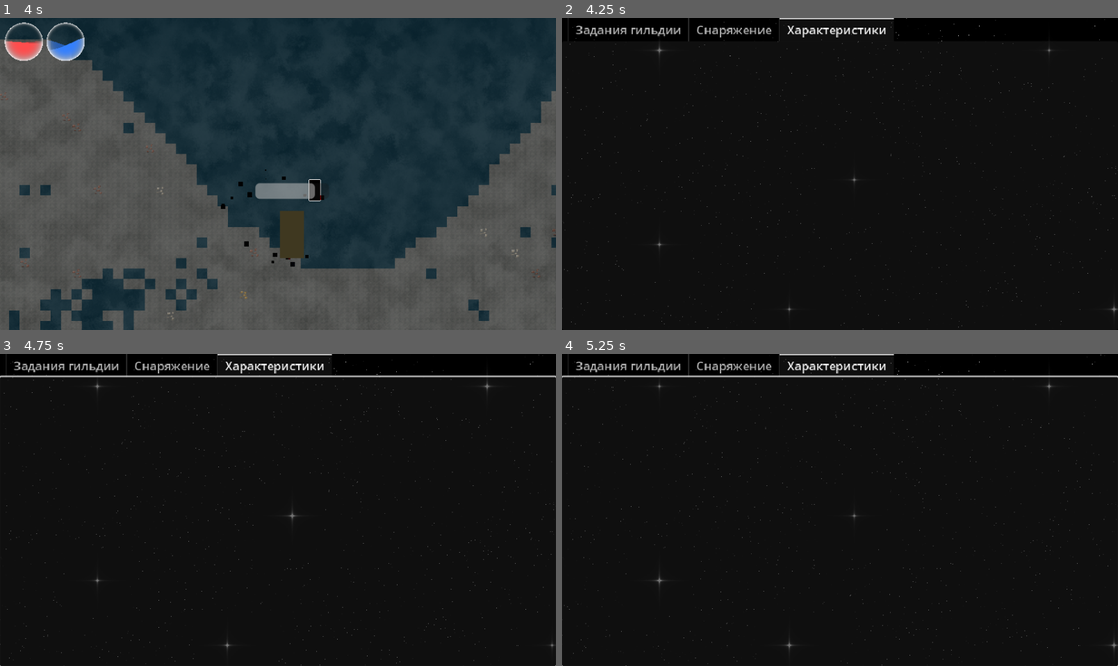
Above: before the commit, frames 1-4 (two rows, left to right).
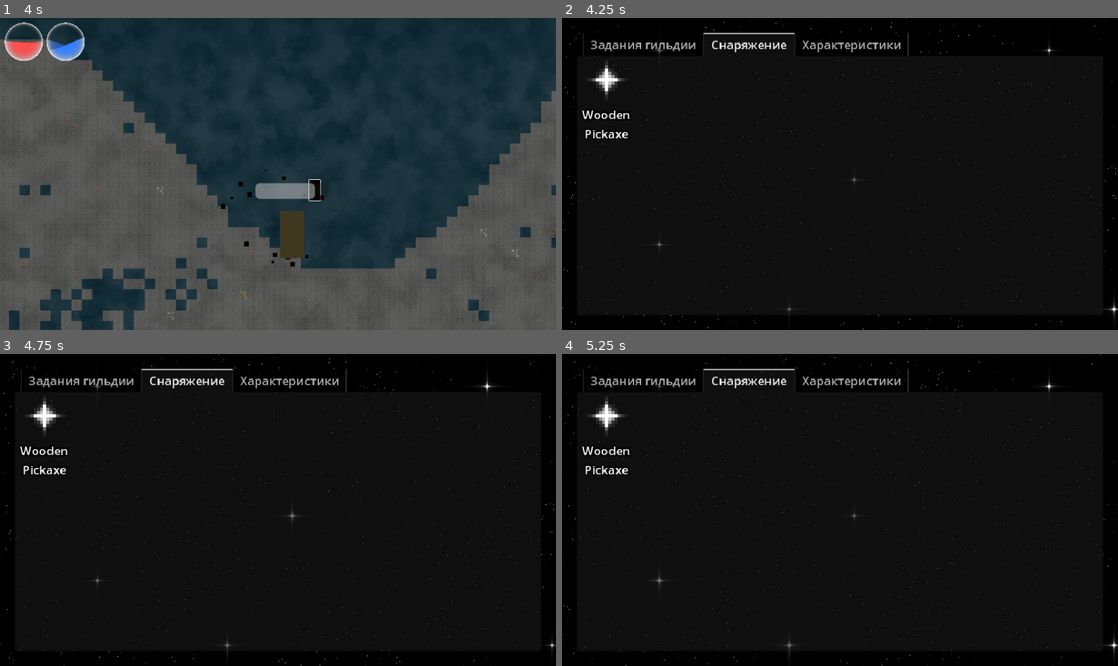
Above: after the commit, the same moments.

Repository: terriblepanic/first-game
Game: Godot game, scene res://scenes/Main.tscn
Same seed, same stepped clock (60 frames per second), same inputs: the game is played once before the commit and once after it. This scene is started directly instead of the project's main scene.
Inputs (mouse positions are in pixels of both pictures, inside the frame that each line leads up to):
- Up to frame 1 (4 s): tap Enter (ui_accept) at 0.5 s; move the mouse to (400, 158) at 0.52 s; hold D (move_right) 0.53-1.25 s; click (400, 158) at 0.6 s; tap Space (jump) at 0.77, 1.07, 2.3, 3.77 s; tap E (interact) at 0.8, 3.8 s; drag from (166, 189) to (339, 174) at 1.27 s; move the mouse to (333, 105) at 2.02 s; hold A (move_left) 2.03-2.75 s; right-click (333, 105) at 2.1 s; drag from (250, 236) to (111, 127) at 2.77 s; move the mouse to (444, 220) at 3.52 s; hold D (move_right) from 3.53 s (still down); click (444, 220) at 3.6 s
- Up to frame 2 (4.25 s): keep holding D (move_right); tap Space (jump) at 4.07 s; tap I (open_inventory) at 4.15 s
- Up to frame 3 (4.75 s): release D (move_right) at 4.25 s; drag from (111, 463) to (194, 432) at 4.27 s
- Up to frame 4 (5.25 s): move the mouse to (867, 510) at 5.02 s; hold D (move_right) from 5.03 s (still down); right-click (867, 510) at 5.1 s; click (867, 510) at 5.17 s

Frame 1 is identical in both runs. In frame 2, 2.2% of the frame differs, in the area x 0-100%, y 0-100%; in frame 3, 3.1%; in frame 4, 3.1%.

Commit message:
unfinished inventory and mining

Diff:
--- a/items/copper_ore.tres
+++ b/items/copper_ore.tres
@@ -9,4 +9,5 @@
 name = "Copper Ore"
 icon = ExtResource("1_8rn27")
 stack_size = 99
+count = 0
 metadata/_custom_type_script = "uid://enlx7m7e75n4"
--- a/items/gold_ore.tres
+++ b/items/gold_ore.tres
@@ -1,10 +1,11 @@
-[gd_resource type="Resource" script_class="Item" load_steps=3 format=3 uid="uid://bnjyhmu3vyagg"]
+[gd_resource type="Resource" script_class="BlockItem" load_steps=3 format=3 uid="uid://bnjyhmu3vyagg"]
 
-[ext_resource type="Script" uid="uid://enlx7m7e75n4" path="res://scripts/item.gd" id="1_13211"]
 [ext_resource type="Texture2D" uid="uid://b4g7kfegeli2p" path="res://assets/tiles/nature/ore/ore_gold.png" id="1_sb1er"]
+[ext_resource type="Script" uid="uid://uvmd65hksovi" path="res://scripts/block_item.gd" id="2_sb1er"]
 
 [resource]
-script = ExtResource("1_13211")
+script = ExtResource("2_sb1er")
+terrain_id = 5
 name = "Gold Ore"
 icon = ExtResource("1_sb1er")
 stack_size = 99
--- a/items/iron_ore.tres
+++ b/items/iron_ore.tres
@@ -1,10 +1,11 @@
-[gd_resource type="Resource" script_class="Item" load_steps=3 format=3 uid="uid://dv2qia4gb4ufn"]
+[gd_resource type="Resource" script_class="BlockItem" load_steps=3 format=3 uid="uid://dv2qia4gb4ufn"]
 
 [ext_resource type="Texture2D" uid="uid://cuh3mmivqhhwa" path="res://assets/tiles/nature/ore/ore_iron.png" id="1_ri5q5"]
-[ext_resource type="Script" uid="uid://enlx7m7e75n4" path="res://scripts/item.gd" id="1_vgbwb"]
+[ext_resource type="Script" uid="uid://uvmd65hksovi" path="res://scripts/block_item.gd" id="2_ri5q5"]
 
 [resource]
-script = ExtResource("1_vgbwb")
+script = ExtResource("2_ri5q5")
+terrain_id = 6
 name = "Iron Ore"
 icon = ExtResource("1_ri5q5")
 stack_size = 99
--- a/scenes/HUD.tscn
+++ b/scenes/HUD.tscn
@@ -29,6 +29,7 @@
 
 [node name="Inventory" type="Node" parent="."]
 script = ExtResource("2_f6qnu")
+slot_count = 15
 
 [node name="HUD" type="Control" parent="."]
 layout_mode = 3
@@ -95,7 +96,7 @@
 size_flags_horizontal = 3
 
 [node name="InventoryPanel" type="Panel" parent="HUD"]
-visible = false
+clip_contents = true
 layout_mode = 1
 anchors_preset = -1
 anchor_right = 1.0
@@ -112,13 +113,18 @@
 color = Color(1, 0.580392, 0.729412, 1)
 
 [node name="InfoTabs" type="TabContainer" parent="HUD/InventoryPanel"]
-layout_mode = 1
-anchors_preset = 15
-anchor_right = 1.0
-anchor_bottom = 1.0
-grow_horizontal = 2
-grow_vertical = 2
-current_tab = 2
+clip_contents = true
+layout_mode = 1
+anchors_preset = -1
+anchor_right = 1.0
+anchor_bottom = 1.0
+offset_left = 20.0
+offset_top = 20.0
+offset_right = -20.0
+offset_bottom = -20.0
+grow_horizontal = 2
+grow_vertical = 2
+current_tab = 1
 
 [node name="Задания гильдии" type="VBoxContainer" parent="HUD/InventoryPanel/InfoTabs"]
 visible = false
@@ -131,17 +137,17 @@
 theme_override_styles/panel = SubResource("StyleBoxFlat_twldb")
 
 [node name="Снаряжение" type="VBoxContainer" parent="HUD/InventoryPanel/InfoTabs"]
-visible = false
 layout_mode = 2
 metadata/_tab_index = 1
 
 [node name="InventoryGrid" type="GridContainer" parent="HUD/InventoryPanel/InfoTabs/Снаряжение"]
-visible = false
+clip_contents = true
 layout_mode = 2
 size_flags_vertical = 3
 columns = 5
 
 [node name="Характеристики" type="VBoxContainer" parent="HUD/InventoryPanel/InfoTabs"]
+visible = false
 layout_mode = 2
 metadata/_tab_index = 2
 
--- /dev/null
+++ b/scenes/item_slot.tscn
@@ -0,0 +1,35 @@
+[gd_scene format=3 uid="uid://d3qakphpamwl5"]
+
+[node name="ItemSlot" type="VBoxContainer"]
+custom_minimum_size = Vector2(80, 96)
+offset_right = 40.0
+offset_bottom = 40.0
+alignment = 1
+
+[node name="Icon" type="TextureRect" parent="."]
+custom_minimum_size = Vector2(64, 64)
+layout_mode = 2
+size_flags_vertical = 6
+stretch_mode = 5
+
+[node name="Count" type="Label" parent="Icon"]
+layout_mode = 1
+anchors_preset = 12
+anchor_top = 1.0
+anchor_right = 1.0
+anchor_bottom = 1.0
+offset_top = -23.0
+grow_horizontal = 2
+grow_vertical = 0
+theme_override_colors/font_outline_color = Color(0, 0, 0, 1)
+theme_override_constants/outline_size = 8
+horizontal_alignment = 2
+vertical_alignment = 2
+
+[node name="Name" type="Label" parent="."]
+custom_minimum_size = Vector2(72, 0)
+layout_mode = 2
+theme_override_colors/font_outline_color = Color(0, 0, 0, 1)
+theme_override_constants/outline_size = 8
+horizontal_alignment = 1
+autowrap_mode = 2
--- a/scripts/block_item.gd
+++ b/scripts/block_item.gd
@@ -1,5 +1,4 @@
-# block_item.gd
-extends Item
-class_name BlockItem
+extends "res://scripts/item.gd"           # Наследуем базовый Item (или Resource, если у вас иначе)
+class_name BlockItem                     # ← ОБЯЗАТЕЛЬНО!
 
-@export var terrain_id: int = 0
+@export var terrain_id: int = -1         # ID блока в тайл-карте / world_map
--- a/scripts/cave_world.gd
+++ b/scripts/cave_world.gd
@@ -1,5 +1,6 @@
 extends Node
 
+const Item = preload("res://scripts/item.gd")
 # — ID ландшафта —
 enum TerrainID {
 	AIR,
--- a/scripts/hud.gd
+++ b/scripts/hud.gd
@@ -1,6 +1,7 @@
 extends CanvasLayer
 
 const OrbUIController = preload("res://scripts/OrbUIController.gd")
+const Inventory = preload("res://scripts/inventory.gd")
 
 # Орбы
 var hp_orb: OrbUIController
@@ -8,13 +9,13 @@
 
 @onready var orb_hp_sprite: Sprite2D = $HUD/OrbHP/Sprite2D
 @onready var orb_mp_sprite: Sprite2D = $HUD/OrbMP/Sprite2D
-
 # Инвентарь
 @onready var inventory_panel: Control = $HUD/InventoryPanel
 @onready var inventory_grid: GridContainer = $HUD/InventoryPanel/InfoTabs/Снаряжение/InventoryGrid
 @onready var blessings_list: ItemList = $HUD/InventoryPanel/InfoTabs/Характеристики/BlessingsList
 @onready var quests_list: ItemList = $"HUD/InventoryPanel/InfoTabs/Задания гильдии/QuestsList"
 @onready var inventory: Inventory = $Inventory
+
 
 func _ready() -> void:
 	# === Инициализация орбов (unchanged) ===
@@ -23,10 +24,10 @@
 	hp_orb = OrbUIController.new()
 	hp_orb.SetOwner(self)
 	hp_orb.SetShader(hp_material)
-	hp_orb.ball_color = Color(1,1,1,1)
-	hp_orb.alert_ball_color = Color(1,0.3,0.1,1)
+	hp_orb.ball_color = Color(1, 1, 1, 1)
+	hp_orb.alert_ball_color = Color(1, 0.3, 0.1, 1)
 	hp_orb.Reset()
-	hp_material.set_shader_parameter("water_color", Color(1,0.3,0.3,1))
+	hp_material.set_shader_parameter("water_color", Color(1, 0.3, 0.3, 1))
 	hp_material.set_shader_parameter("transparent_empty", true)
 
 	var mp_material: ShaderMaterial = orb_mp_sprite.material.duplicate()
@@ -34,11 +35,11 @@
 	mp_orb = OrbUIController.new()
 	mp_orb.SetOwner(self)
 	mp_orb.SetShader(mp_material)
-	mp_orb.ball_color = Color(1,1,1,1)
-	mp_orb.alert_ball_color = Color(0.2,0.2,1,1)
+	mp_orb.ball_color = Color(1, 1, 1, 1)
+	mp_orb.alert_ball_color = Color(0.2, 0.2, 1, 1)
 	mp_orb.Reset()
 	mp_orb.SetDeathStateEnabled(false)
-	mp_material.set_shader_parameter("water_color", Color(0.2,0.5,1,1))
+	mp_material.set_shader_parameter("water_color", Color(0.2, 0.5, 1, 1))
 	mp_material.set_shader_parameter("transparent_empty", true)
 
 	# === Сигналы игрока (unchanged) ===
@@ -60,36 +61,20 @@
 	BlessingManager.blessing_changed.connect(update_blessings_list)
 	update_blessings_list()
 
+
 func _process(_delta: float) -> void:
 	if Input.is_action_just_pressed("open_inventory"):
 		inventory_panel.visible = not inventory_panel.visible
 		if inventory_panel.visible:
+			$HUD/InventoryPanel/InfoTabs.current_tab = 1  # открыть вкладку "Снаряжение"
 			inventory.populate_grid(inventory_grid)
 			update_blessings_list()
 
-func _on_player_health_changed(value: int, max_value: int) -> void:
-	if hp_orb:
-		var was := hp_orb.H * max_value
-		if value < was:
-			hp_orb.GetHit(value, was, max_value)
-		else:
-			hp_orb.SetSmooth(value, max_value)
 
-func _on_player_mana_changed(value: int, max_value: int) -> void:
-	if mp_orb:
-		var was := mp_orb.H * max_value
-		if value < was:
-			mp_orb.GetHit(value, was, max_value)
-		else:
-			mp_orb.SetSmooth(value, max_value)
+			# =========================
+			# Здесь ключ:
+			# =========================
 
-func _on_inventory_changed() -> void:
-	if inventory_panel.visible:
-		inventory.populate_grid(inventory_grid)
-
-# =========================
-# Здесь ключ:
-# =========================
 
 # Сигнатура с двумя опциональными параметрами.
 # Когда Main.spawn_altars() делает:
@@ -104,3 +89,26 @@
 		if god_key == selected_god and bless == selected_blessing:
 			txt += " (выбрано)"
 		blessings_list.add_item(txt)
+
+
+func _on_player_health_changed(value: int, max_value: int) -> void:
+	if hp_orb:
+		var was := hp_orb.H * max_value
+		if value < was:
+			hp_orb.GetHit(value, was, max_value)
+		else:
+			hp_orb.SetSmooth(value, max_value)
+
+
+func _on_player_mana_changed(value: int, max_value: int) -> void:
+	if mp_orb:
+		var was := mp_orb.H * max_value
+		if value < was:
+			mp_orb.GetHit(value, was, max_value)
+		else:
+			mp_orb.SetSmooth(value, max_value)
+
+
+func _on_inventory_changed() -> void:
+	if inventory_panel.visible:
+		inventory.populate_grid(inventory_grid)
--- a/scripts/inventory.gd
+++ b/scripts/inventory.gd
@@ -1,43 +1,90 @@
-# inventory.gd
 extends Node
 class_name Inventory
 
 signal inventory_changed
 
+const Item = preload("res://scripts/item.gd")
+const ItemSlotScene = preload("res://scenes/item_slot.tscn")
+
 @export var slot_count: int = 20
 var items: Array[Item] = []
 
+
 func add_item(item: Item) -> bool:
+	# Попытка сложить в существующий стак того же предмета
+	if item.stack_size > 1:
+		for existing_item in items:
+			if existing_item.resource_path == item.resource_path and existing_item.count < existing_item.stack_size:
+				existing_item.count += 1
+				emit_signal("inventory_changed")
+				return true
+	# Добавляем как новый слот
 	if items.size() >= slot_count:
 		return false
+	item.count = 1
 	items.append(item)
 	emit_signal("inventory_changed")
 	return true
+
 
 func remove_item(index: int) -> void:
 	if index >= 0 and index < items.size():
 		items.remove_at(index)
 		emit_signal("inventory_changed")
 
+
 func get_free_slots() -> int:
 	return max(slot_count - items.size(), 0)
+
 
 func clear() -> void:
 	items.clear()
 	emit_signal("inventory_changed")
 
+
+# inventory.gd
 func populate_grid(grid: GridContainer) -> void:
+	# Очистка старого
 	for child in grid.get_children():
 		child.queue_free()
 
+	# ------------------------------------------------------------------
+	# 1. Настроим сетку (чтобы имена не налезали) – сделать один раз.
+	# ------------------------------------------------------------------
+	grid.columns = 5                                   # 5×4 = 20 слотов
+	grid.set("theme_override_constants/separation", 4)
+
+	# ------------------------------------------------------------------
+	# 2. Добавляем предметы
+	# ------------------------------------------------------------------
 	for item in items:
-		if item == null or item.icon == null:
-			continue
-		var slot := TextureRect.new()
-		slot.texture = item.icon
-		slot.expand = true
-		slot.stretch_mode = TextureRect.STRETCH_KEEP_ASPECT_CENTERED
+		var slot = ItemSlotScene.instantiate()
+
+		# --- ОБЯЗАТЕЛЬНЫЕ размеры: ------------------------
+		slot.custom_minimum_size = Vector2(80, 96)
+		var icon = slot.get_node("Icon")
+		icon.custom_minimum_size = Vector2(64, 64)
+		# --------------------------------------------------
+
+		var count = slot.get_node("Icon/Count")
+		var name  = slot.get_node("Name")
+
+		icon.texture = item.icon
+		name.text   = item.name
+
+		if item.count > 1:
+			count.text = str(item.count)
+			count.visible = true
+		else:
+			count.visible = false
+
+		print("ADD:", item.name, item.icon)
 		grid.add_child(slot)
 
+	# ------------------------------------------------------------------
+	# 3. Пустые слоты
+	# ------------------------------------------------------------------
 	for i in range(get_free_slots()):
-		grid.add_child(TextureRect.new())
+		var filler := Control.new()
+		filler.custom_minimum_size = Vector2(80, 96)
+		grid.add_child(filler)
--- a/scripts/item.gd
+++ b/scripts/item.gd
@@ -5,3 +5,4 @@
 @export var name: String = ""
 @export var icon: Texture2D
 @export var stack_size: int = 1
+@export var count: int = 0
--- a/scripts/player.gd
+++ b/scripts/player.gd
@@ -1,7 +1,22 @@
 extends CharacterBody2D
 
+@export var mana_regen_rate: float = 5.0
+
+signal health_changed(value: int, max_value: int)
+signal mana_changed(value: int, max_value: int)
+signal player_died
+
 # Режимы управления
-enum ViewMode { SIDE_VIEW, TOP_DOWN }
+enum ViewMode {
+	SIDE_VIEW,
+	TOP_DOWN,
+}
+
+const Inventory = preload("res://scripts/inventory.gd")
+const Item = preload("res://scripts/item.gd")
+const Pickaxe = preload("res://scripts/pickaxe.gd")
+const BlockItem = preload("res://scripts/block_item.gd")
+
 @export var view_mode: ViewMode = ViewMode.SIDE_VIEW
 
 @export var mana_cost_attack: int = 10
@@ -12,20 +27,16 @@
 @export var max_health: float = 100
 @export var health_regen_rate: float = 1.0
 @export var max_mana: float = 50
-@export var mana_regen_rate: float = 5.0
-
-signal health_changed(value: int, max_value: int)
-signal mana_changed(value: int, max_value: int)
-signal player_died
 
 var health: float
 var mana: float
 var mana_regen_delay: float = 2.0
 var mana_regen_timer: float = 0.0
 var selected_slot: int = 0
+var spawn_position: Vector2 = Vector2.ZERO
+
 var _is_attacking: bool = false
 var _attack_timer: float = 0.0
-var spawn_position: Vector2 = Vector2.ZERO
 
 @onready var camera: Camera2D = $Camera2D
 @onready var attack_area: Area2D = $AttackArea
@@ -38,6 +49,7 @@
 @onready var jump_handler: Node = $CoyoteJump
 @onready var in_game_menu: Control = $"../../InGameMenu/InGameMenu"
 
+
 func _ready() -> void:
 	health = max_health
 	mana = max_mana
@@ -47,6 +59,64 @@
 	emit_signal("mana_changed", int(mana), max_mana)
 
 
+# ---------------------------------------
+# 1) Боковой режим (SIDE_VIEW)
+# ---------------------------------------
+func _process_side_view(delta: float) -> void:
+	var dir_h := Input.get_axis("move_left", "move_right")
+	velocity.x = dir_h * speed
+
+	# Ensure the attack area is active to detect interactable objects
+	if not attack_area.monitoring:
+		attack_area.monitoring = true
+
+	if not is_on_floor():
+		velocity.y += gravity * delta
+	elif Input.is_action_just_pressed("jump"):
+		velocity.y = 0.0
+
+	jump_handler.set_on_floor(is_on_floor())
+	if jump_handler.consume_jump():
+		velocity.y = -jump_force
+
+	if Input.is_action_just_pressed("attack") and not _is_attacking:
+		_use_selected_item()
+
+	if Input.is_action_just_pressed("place_block"):
+		_place_selected_block()
+
+	if Input.is_action_just_pressed("interact"):
+		_on_interact()
+
+	if _attack_timer > 0.0:
+		_attack_timer -= delta
+		if _attack_timer <= 0.0:
+			attack_area.monitoring = true
+			_is_attacking = false
+
+	mana_regen(delta)
+	health_regen(delta)
+	move_and_slide()
+
+
+# ---------------------------------------
+# 2) Вид сверху (TOP_DOWN)
+# ---------------------------------------
+func _process_top_down(delta: float) -> void:
+	var dir = Vector2(
+		Input.get_action_strength("move_right") - Input.get_action_strength("move_left"),
+		Input.get_action_strength("move_down") - Input.get_action_strength("move_up")
+	)
+	velocity = dir.normalized() * speed if dir != Vector2.ZERO else Vector2.ZERO
+
+	if Input.is_action_just_pressed("interact"):
+		_on_interact()
+
+	mana_regen(delta)
+	health_regen(delta)
+	move_and_slide()
+
+
 func _physics_process(delta: float) -> void:
 	match view_mode:
 		ViewMode.SIDE_VIEW:
@@ -54,69 +124,6 @@
 		ViewMode.TOP_DOWN:
 			_process_top_down(delta)
 
-
-# ---------------------------------------
-# 1) Боковой режим (SIDE_VIEW)
-# ---------------------------------------
-func _process_side_view(delta: float) -> void:
-	var dir_h := Input.get_axis("move_left", "move_right")
-	velocity.x = dir_h * speed
-
-	# Ensure the attack area is active to detect interactable objects
-	if not attack_area.monitoring:
-		attack_area.monitoring = true
-
-	if not is_on_floor():
-		velocity.y += gravity * delta
-	elif Input.is_action_just_pressed("jump"):
-		velocity.y = 0.0
-
-	jump_handler.set_on_floor(is_on_floor())
-	if jump_handler.consume_jump():
-		velocity.y = -jump_force
-
-	if Input.is_action_just_pressed("attack") and not _is_attacking:
-		_use_selected_item()
-
-	if Input.is_action_just_pressed("place_block"):
-		_place_selected_block()
-
-	if Input.is_action_just_pressed("interact"):
-		_on_interact()
-
-	if _attack_timer > 0.0:
-		_attack_timer -= delta
-		if _attack_timer <= 0.0:
-			attack_area.monitoring = true
-			_is_attacking = false
-
-	mana_regen(delta)
-	health_regen(delta)
-	move_and_slide()
-
-
-# ---------------------------------------
-# 2) Вид сверху (TOP_DOWN)
-# ---------------------------------------
-func _process_top_down(delta: float) -> void:
-	var dir = Vector2(
-		Input.get_action_strength("move_right") - Input.get_action_strength("move_left"),
-		Input.get_action_strength("move_down") - Input.get_action_strength("move_up")
-	)
-	velocity = dir.normalized() * speed if dir != Vector2.ZERO else Vector2.ZERO
-
-	if Input.is_action_just_pressed("interact"):
-		_on_interact()
-
-	mana_regen(delta)
-	health_regen(delta)
-	move_and_slide()
-
-
-func _on_interact() -> void:
-	for area in attack_area.get_overlapping_areas():
-		if area.has_method("interact"):
-			area.interact(self)
 
 # ---------------------------------------
 # Остальные функции
@@ -176,6 +183,12 @@
 			mana = clamp(mana + mana_regen_rate * delta, 0, max_mana)
 			if int(mana) != prev:
 				emit_signal("mana_changed", int(mana), max_mana)
+
+
+func _on_interact() -> void:
+	for area in attack_area.get_overlapping_areas():
+		if area.has_method("interact"):
+			area.interact(self)
 
 
 func _on_attack_area_body_entered(body: Node) -> void:
@@ -235,5 +248,6 @@
 		world_map.place_block(cell, item.terrain_id)
 		inventory.remove_item(selected_slot)
 
+
 func _on_entrance_animation_done():
 	set_process(true)
--- a/scripts/world_map.gd
+++ b/scripts/world_map.gd
@@ -11,6 +11,8 @@
 	SAND,
 	STONE,
 }
+
+const Item = preload("res://scripts/item.gd")
 
 # минимальная глубина появления руды
 const ORE_DEPTH := { "copper": 30, "iron": 40, "gold": 50 }
